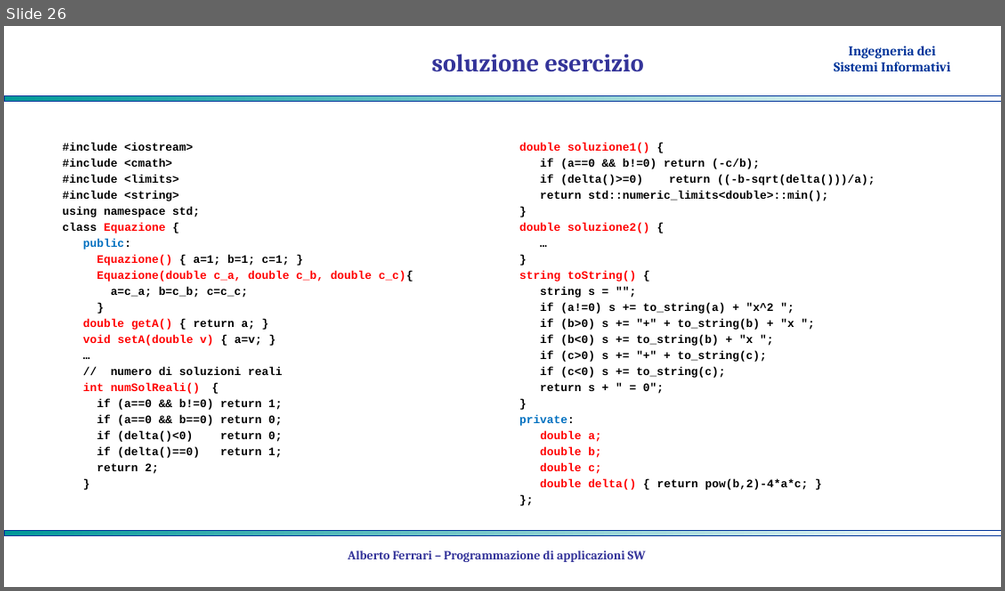
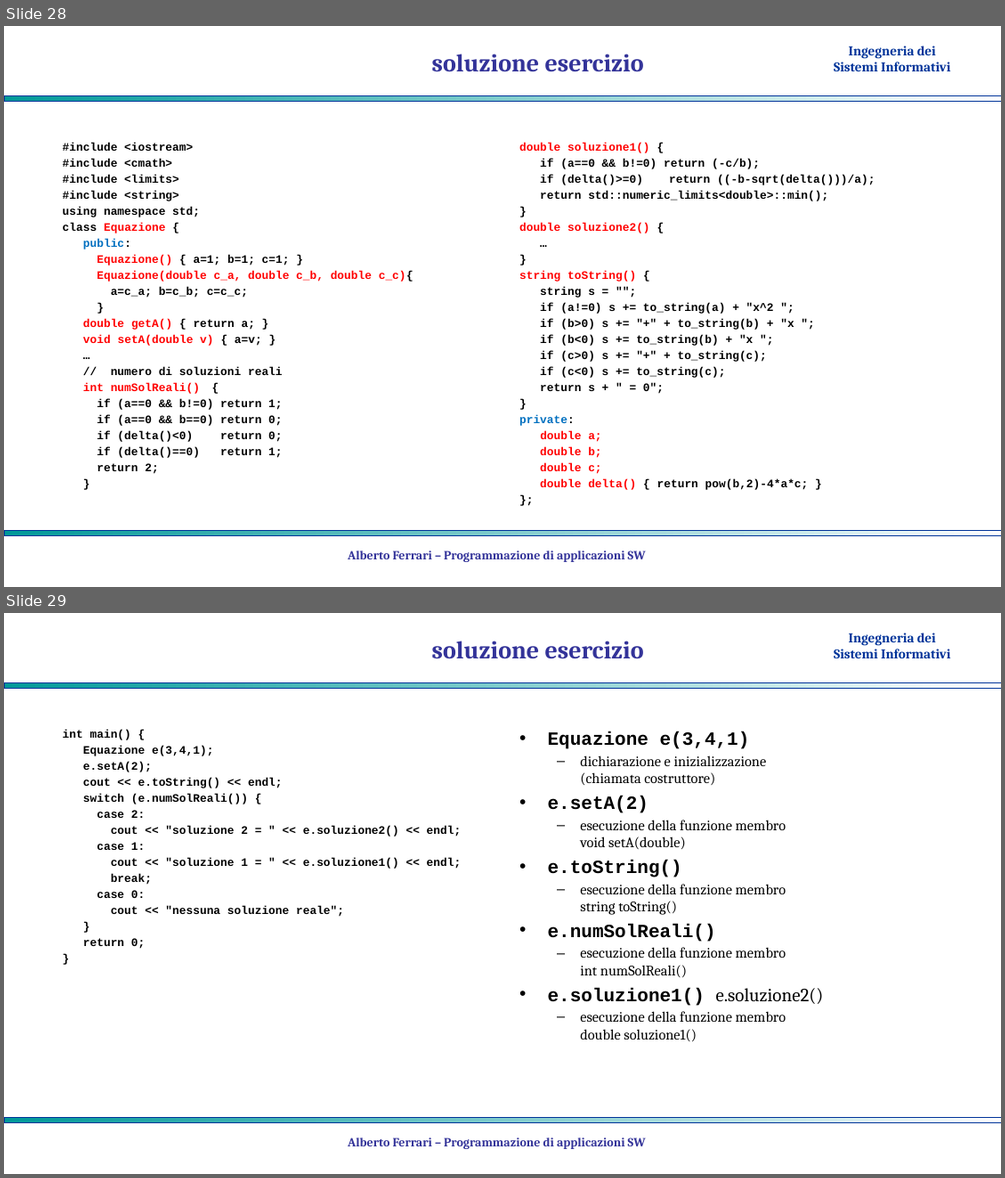
Before and after one commit to albertoferrari/pasw, a slide deck: lezioni/PASW04 - object oriented programming.pptx. Shown one above the other, each under a label of ours: slide 26 before the commit, slides 28 and 29 after it. The pictures are 1005x591 and 1005x1178 pixels, drawn with LibreOffice and Linux fonts; fonts in the diff are those of the drawing; background and template pictures are left out. Boxes give left, top, right and bottom in pixels: in the first picture for what was removed or moved away, otherwise in the second. Text is boxed around its words. In the diff, an @@ line names an element or a change of style, - is before the commit and + after.

```diff
--- a/lezioni/PASW04 - object oriented programming.pptx
+++ b/lezioni/PASW04 - object oriented programming.pptx
@@ slide 29 added at [4, 613, 1001, 1174], background #FFFFFF; not listed: 3 template elements that a slide beside it also shows @@
@@ title added at [432, 641, 644, 659], 24 pt, text #333399, bold @@
+soluzione esercizio
@@ text added at [63, 730, 461, 949], 11 pt, text #000000, bold @@
+int main() {
+Equazione e(3,4,1);
+e.setA(2);
+cout << e.toString() << endl;
+switch (e.numSolReali()) {
+case 2:
+cout << "soluzione 2 = " << e.soluzione2() << endl;
+case 1:
+cout << "soluzione 1 = " << e.soluzione1() << endl;
+break;
+case 0:
+cout << "nessuna soluzione reale";
+}
+return 0;
+}
@@ text added at [548, 731, 824, 1041], 14 pt, text #000000 @@
+• Equazione e(3,4,1)
+  – dichiarazione e inizializzazione
+    (chiamata costruttore)
+• e.setA(2)
+  – esecuzione della funzione membro
+    void setA(double)
+• e.toString()
+  – esecuzione della funzione membro
+    string toString()
+• e.numSolReali()
+  – esecuzione della funzione membro
+    int numSolReali()
+• e.soluzione1() e.soluzione2()
+  – esecuzione della funzione membro
+    double soluzione1()
@@ text added at [348, 1137, 646, 1149], 12 pt, text #333399, bold @@
+Alberto Ferrari – Programmazione di applicazioni SW
@@ what was slide 26 is now slide 28 @@
```
Also in this commit, not shown: 2 slides changed, 2 other slides added, 1 other file.
